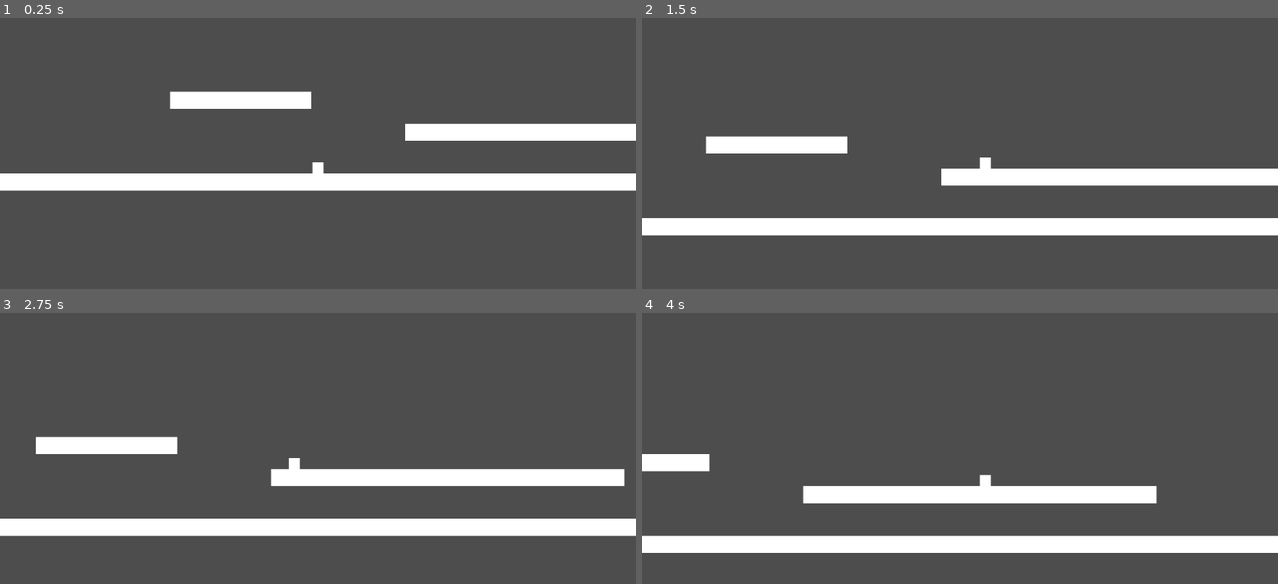
Above: before the commit, frames 1-4 (two rows, left to right).
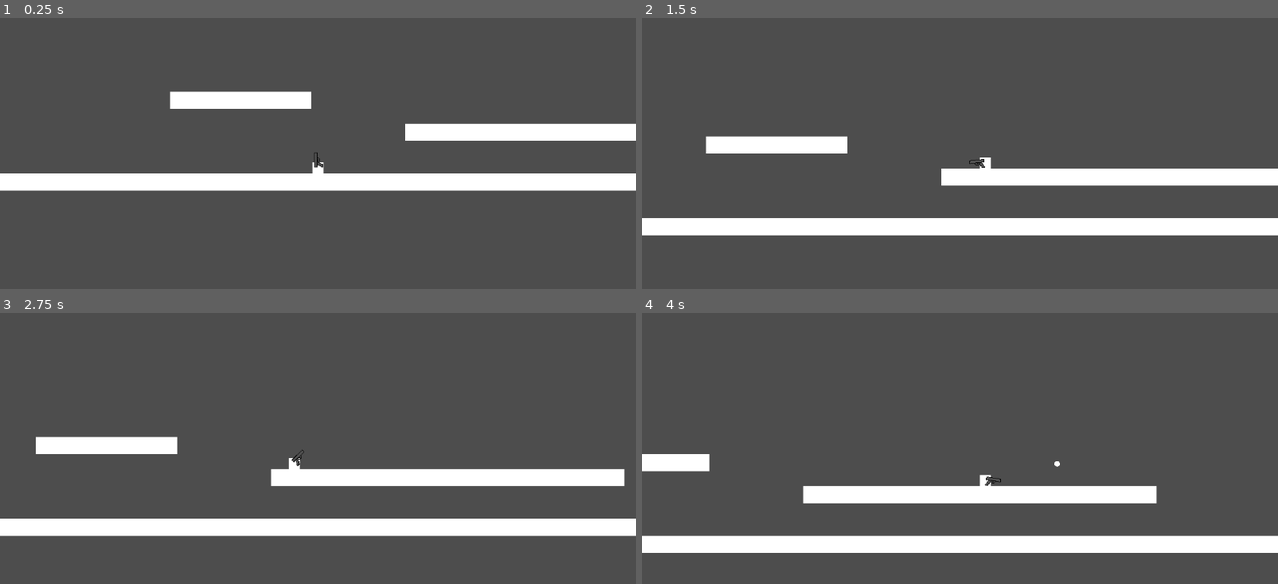
Above: after the commit, the same moments.

Repository: vesper-arch/pirate-jam
Game: Godot game, scene res://scenes/base.tscn
Two runs of this game, one before a commit and one after it. Both use one fixed random seed, a clock stepped at 60 frames per second and the inputs below.
Inputs (mouse positions are in pixels of both pictures, inside the frame that each line leads up to):
- Up to frame 1 (0.25 s): no input
- Up to frame 2 (1.5 s): move the mouse to (1099, 142) at 0.52 s; hold D (right) from 0.53 s (still down); click (1099, 142) at 0.67 s; tap Space (jump) at 0.77 s; move the mouse to (832, 180) at 1.27 s; click (832, 180) at 1.42 s
- Up to frame 3 (2.75 s): tap Space (jump) at 1.52 s; move the mouse to (381, 378) at 2.02 s; release D (right) at 2.03 s; hold A (left) from 2.03 s (still down); click (381, 378) at 2.17 s
- Up to frame 4 (4 s): move the mouse to (928, 527) at 2.77 s; release A (left) at 2.78 s; hold D (right) from 2.78 s (still down); click (928, 527) at 2.92 s; tap Space (jump) at 3.02, 3.77 s; move the mouse to (1150, 510) at 3.52 s; click (1150, 510) at 3.67 s

The runs differ from the first frame. In frame 1, less than 0.1% of the frame differs, in the area x 49-51%, y 49-56%; in frame 2, less than 0.1%; in frame 3, less than 0.1%; in frame 4, less than 0.1%, in the area x 53-66%, y 54-64%.

Commit message:
Pistol sprite and behavioural changes
Added simple sprite for the pistol to use for now
Moved the speed and range values to the pistol, which now gets read by the projectile

Diff:
--- a/scenes/base.tscn
+++ b/scenes/base.tscn
@@ -1,16 +1,18 @@
-[gd_scene load_steps=3 format=3 uid="uid://c6h2hfsegx6d4"]
+[gd_scene load_steps=4 format=3 uid="uid://c6h2hfsegx6d4"]
 
 [ext_resource type="PackedScene" uid="uid://c6pxxlm40yuk1" path="res://scenes/player.tscn" id="1_pvqg0"]
 [ext_resource type="PackedScene" uid="uid://duvqw7gb4h5ai" path="res://scenes/platform.tscn" id="2_baglu"]
+[ext_resource type="PackedScene" uid="uid://eb0yjjch8wnj" path="res://scenes/pistol.tscn" id="2_t45w4"]
 
 [node name="Root" type="Node2D"]
 
 [node name="Player" parent="." instance=ExtResource("1_pvqg0")]
 position = Vector2(0, 19)
-WEAPON_COOLDOWN = 2.0
 
 [node name="Camera2D" type="Camera2D" parent="Player"]
 position_smoothing_enabled = true
+
+[node name="Pistol" parent="Player" instance=ExtResource("2_t45w4")]
 
 [node name="Platform" parent="." instance=ExtResource("2_baglu")]
 position = Vector2(57, 64)
--- /dev/null
+++ b/scenes/pistol.tscn
@@ -0,0 +1,22 @@
+[gd_scene load_steps=4 format=3 uid="uid://eb0yjjch8wnj"]
+
+[ext_resource type="Script" uid="uid://c64pppknbjjuu" path="res://scripts/weapon.gd" id="1_uxn4k"]
+[ext_resource type="Texture2D" uid="uid://bpof4jetd2ccg" path="res://assets/pistol.png" id="1_xasec"]
+
+[sub_resource type="RectangleShape2D" id="RectangleShape2D_xasec"]
+size = Vector2(25, 15)
+
+[node name="Pistol" type="Area2D"]
+script = ExtResource("1_uxn4k")
+
+[node name="Sprite2D" type="Sprite2D" parent="."]
+texture_filter = 3
+position = Vector2(14, 0)
+texture = ExtResource("1_xasec")
+
+[node name="CollisionShape2D" type="CollisionShape2D" parent="."]
+position = Vector2(14, 0)
+shape = SubResource("RectangleShape2D_xasec")
+
+[node name="ShootPoint" type="Node2D" parent="."]
+position = Vector2(28, -5)
--- a/scripts/player_controller.gd
+++ b/scripts/player_controller.gd
@@ -2,7 +2,7 @@
 
 @export var SPEED = 250.0
 @export var JUMP_VELOCITY = -450.0
-@export var WEAPON_COOLDOWN = 2.0
+@export var WEAPON_COOLDOWN = 1.0
 
 signal shoot(bullet, direction, location)
 
@@ -38,9 +38,10 @@
 func _on_shoot(_bullet: Variant, direction: Variant, location: Variant) -> void:
 	var spawned_projectile = Projectile.instantiate()
 	var mouse_direction = get_local_mouse_position().angle()
+	var Weapon_Shootpoint = get_node("Pistol/ShootPoint")
 	owner.add_child(spawned_projectile)
-	spawned_projectile.rotation = direction
-	spawned_projectile.position = location
+	spawned_projectile.rotation = mouse_direction
+	spawned_projectile.position = Weapon_Shootpoint.global_position
 	spawned_projectile.velocity = spawned_projectile.velocity.rotated(mouse_direction)
 
 
--- a/scripts/projectile.gd
+++ b/scripts/projectile.gd
@@ -1,10 +1,17 @@
 extends Area2D
 
-@export var speed = 600
+@onready var weapon = get_node("../Player/Pistol")
+@onready var weapon_speed = weapon.SPEED
+@onready var weapon_range = weapon.RANGE
+
 var velocity = Vector2.RIGHT
+@onready var player = get_node("../Player")
+@onready var player_position = player.position
 
 func _physics_process(delta):
-	position += speed * velocity * delta
+	position += weapon_speed * velocity * delta
+	if position.distance_to(player_position) > weapon_range:
+		queue_free()
 
 func _on_body_entered(_body: Node2D) -> void:
 	queue_free()
--- /dev/null
+++ b/scripts/weapon.gd
@@ -0,0 +1,13 @@
+extends Area2D
+
+@export var SPEED = 600
+@export var RANGE = 600
+
+@onready var sprite = get_node("Sprite2D")
+
+func _physics_process(delta: float) -> void:
+	look_at(get_global_mouse_position())
+	if get_global_mouse_position().x < global_position.x:
+		sprite.flip_v = true
+	else:
+		sprite.flip_v = false
Binary file added: assets/pistol.png
Not shown, added: assets/pistol.png.import
Not shown, added: scripts/weapon.gd.uid
